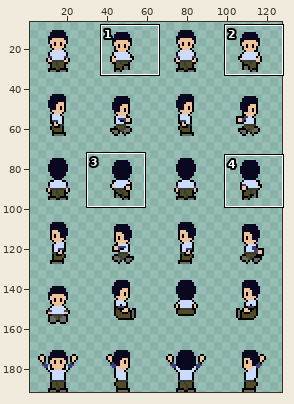
One commit to this sprite sheet: images/characters/people/Brother.png. Above, an overview of the earlier version with the close-up marked.
Close-up. Before the commit:
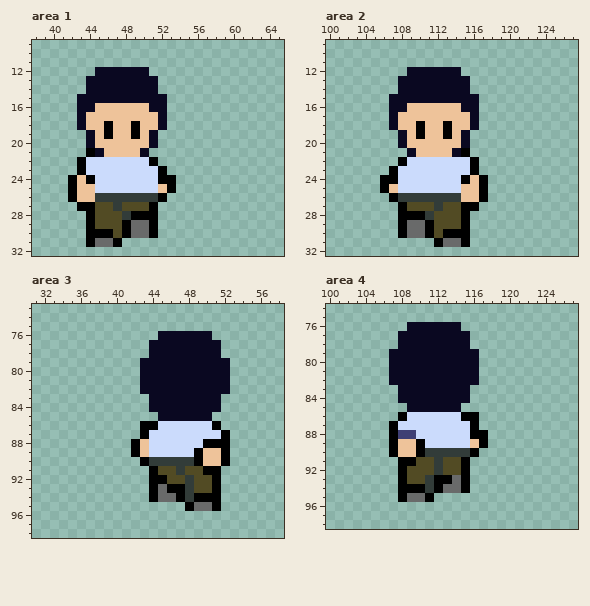
The file is 128x192 pixels. Shown: area 1: x 38..65, y 9..32; area 2: x 100..127, y 9..32; area 3: x 31..58, y 73..98; area 4: x 100..127, y 74..98. The wide view leaves out empty margins.
Once edited:
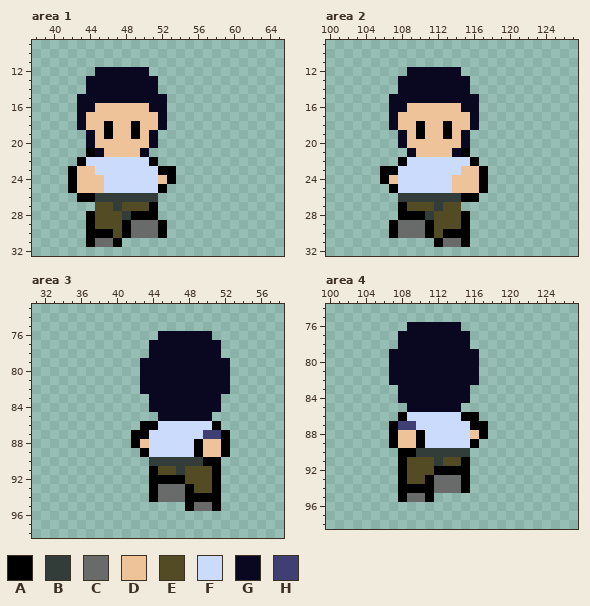
Palette (. is transparent): A #000000  B #323c39  C #696a6a  D #eec39a  E #524b24  F #cbdbfc  G #0a0821  H #3f3f74
Edits made:
Area 1:
Colour A now appears in row 23 at x 42 and 53; in rows 29 to 30 at x 52.
The author changed colour D to colour A in row 25 at x 52; in row 26 at x 43 to 44.
The author changed colour A to colour C in rows 29 to 30 at x 51.
The author changed colour A to colour D in row 23 at x 43; in row 24 at x 44 and 52.
The author changed colour F to colour D in row 23 at x 44; in rows 24 to 25 at x 45.
The edit erases colour A in row 25 at x 53; in row 26 at x 42 and 52; in row 27 at x 43 to 44.
Area 2:
Colour A now appears in row 23 at x 106 and 117; in rows 29 to 30 at x 107.
The author changed colour D to colour A in row 25 at x 107; in row 26 at x 115 to 116.
The author changed colour A to colour C in rows 29 to 30 at x 108.
The author changed colour A to colour D in row 23 at x 116; in row 24 at x 107 and 115.
The author changed colour F to colour D in row 23 at x 115; in rows 24 to 25 at x 114.
The edit erases colour A in row 25 at x 106; in row 26 at x 107 and 117; in row 27 at x 115 to 116.
Area 3:
Colour A now appears in row 87 at x 42.
The author changed colour B to colour A in rows 93 to 94 at x 48.
The author changed colour D to colour A in row 89 at x 43; in row 90 at x 50 to 51.
The author changed colour E to colour A in row 92 at x 46 to 47.
The author changed colour F to colour A in row 88 at x 49.
The author changed colour A to colour B in row 90 at x 49.
The author changed colour A to colour C in row 93 at x 46 to 47; in row 94 at x 47.
The author changed colour A to colour D in row 88 at x 50 to 51.
The author changed colour A to colour E in row 91 at x 50.
The author changed colour B to colour E in row 92 at x 48.
The author changed colour F to colour H in row 87 at x 50 to 51.
The edit erases colour A in row 89 at x 42; in row 90 at x 43 and 52.
Area 4:
Colour A now appears in row 87 at x 117.
The author changed colour B to colour A in row 92 at x 112; in rows 93 to 94 at x 111.
The author changed colour D to colour A in row 89 at x 116; in row 90 at x 108 to 109.
The author changed colour E to colour A in row 92 at x 113 to 114.
The author changed colour F to colour A in row 88 at x 110.
The author changed colour A to colour B in row 90 at x 110.
The author changed colour A to colour C in row 93 at x 112 to 113; in row 94 at x 112.
The author changed colour A to colour D in row 88 at x 116.
The author changed colour H to colour D in row 88 at x 108 to 109.
The author changed colour A to colour E in row 91 at x 109.
The author changed colour F to colour H in row 87 at x 108 to 109.
The edit erases colour A in row 89 at x 117; in row 90 at x 107 and 116.
Where, in picture pixels (left, top, right, bottom), the same in both close-ups:
changed: (68, 166, 104, 211)
changed: (149, 166, 176, 238)
changed: (380, 166, 407, 238)
changed: (452, 166, 488, 211)
changed: (131, 430, 230, 502)
changed: (389, 421, 488, 493)
